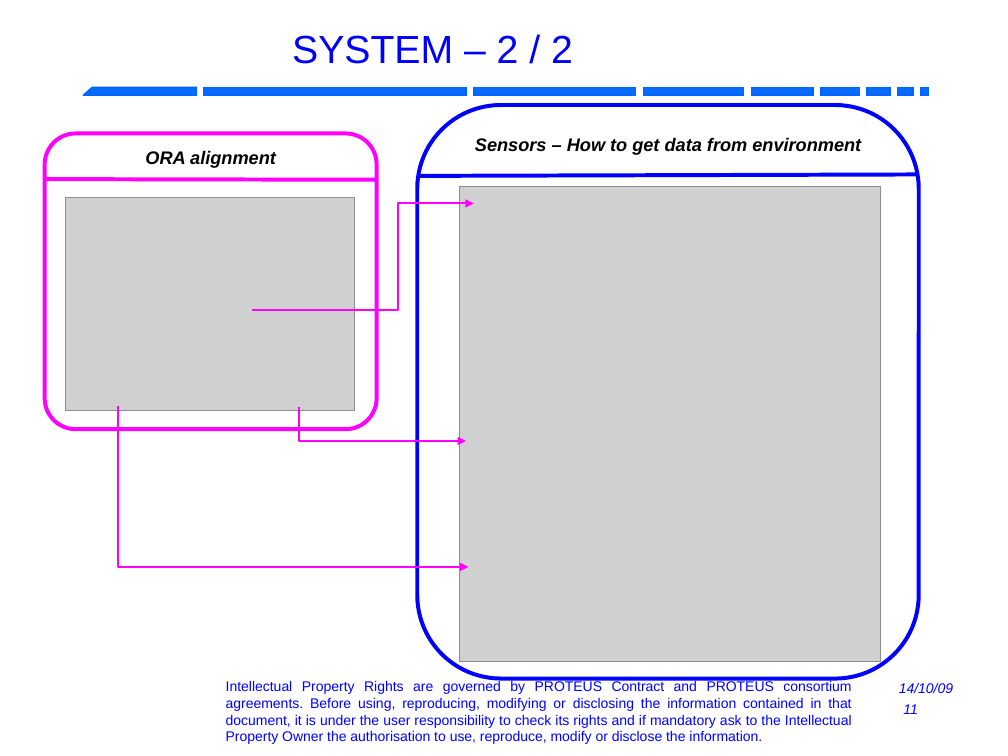
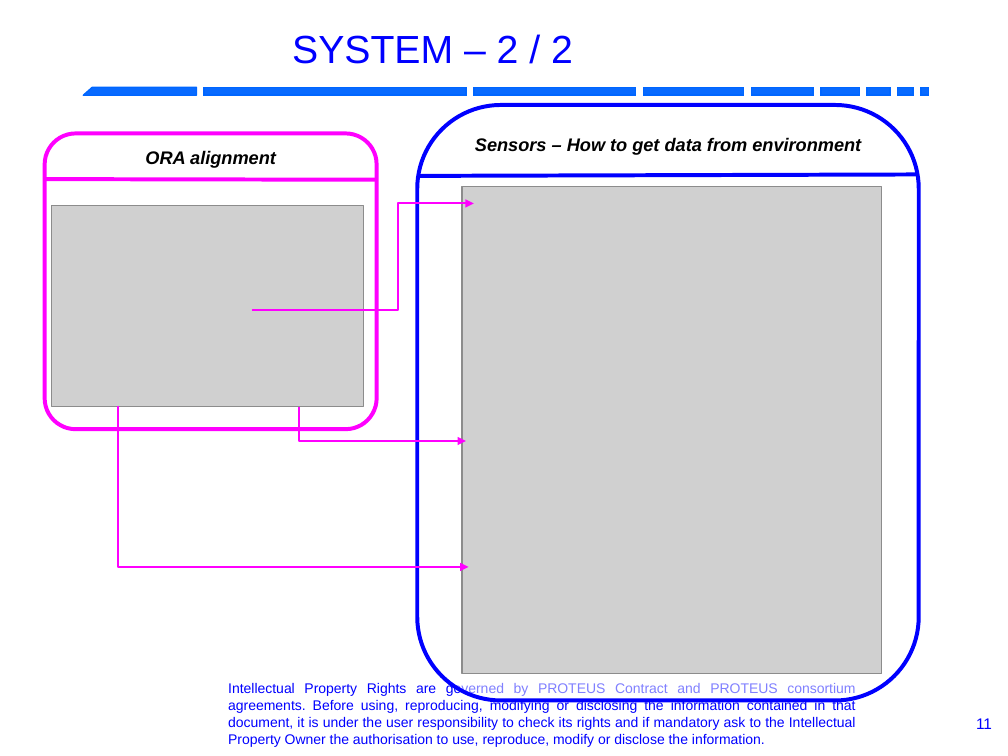
Before and after one commit to RobotML/RobotML, a slide deck: slide 11 of Ontologies/ORA/Meetings/20131103-IROS-Tokyo/R4.1.6-P5.9-ARoboticOntology.odp. Drawn at 1008x756 pixels with LibreOffice and Linux fonts; fonts in the diff are those of the drawing; grey boxes stand for pictures; background and template pictures are left out. Boxes give left, top, right and bottom in pixels: in the first picture for what was removed or moved away, otherwise in the second. Text is boxed around its words. In the diff, an @@ line names an element or a change of style, - is before the commit and + after.

Commit message:
work session to adapt presentation to mac before presentation addition of pdf file for safety

```diff
--- a/Ontologies/ORA/Meetings/20131103-IROS-Tokyo/R4.1.6-P5.9-ARoboticOntology.odp
+++ b/Ontologies/ORA/Meetings/20131103-IROS-Tokyo/R4.1.6-P5.9-ARoboticOntology.odp
@@ freeform shape "Sensors – How to get ...": place and size @@
-freeform shape "Sensors – How to get ..." at [417,105,919,678]
+freeform shape "Sensors – How to get ..." at [417,105,919,701]
@@ picture: place and size @@
-picture at [66,198,354,411]
+picture at [51,206,364,406]
@@ picture: place and size @@
-picture at [460,186,881,661]
+picture at [462,186,882,674]
@@ text "Intellectual Property Rights are governed ...": place and size @@
-text "Intellectual Property Rights are governed ..." at [226,680,852,744]
+text "Intellectual Property Rights are governed ..." at [228,682,856,747]
@@ text removed at [899,683,953,693] @@
-14/10/09
@@ page number removed at [903,704,917,714] @@
-11
@@ page number added at [976,718,992,729], 11 pt, text #0000FF @@
+11
```
Also in this commit, not shown: 9 other slides changed, 16 slides removed, 1 other file.
